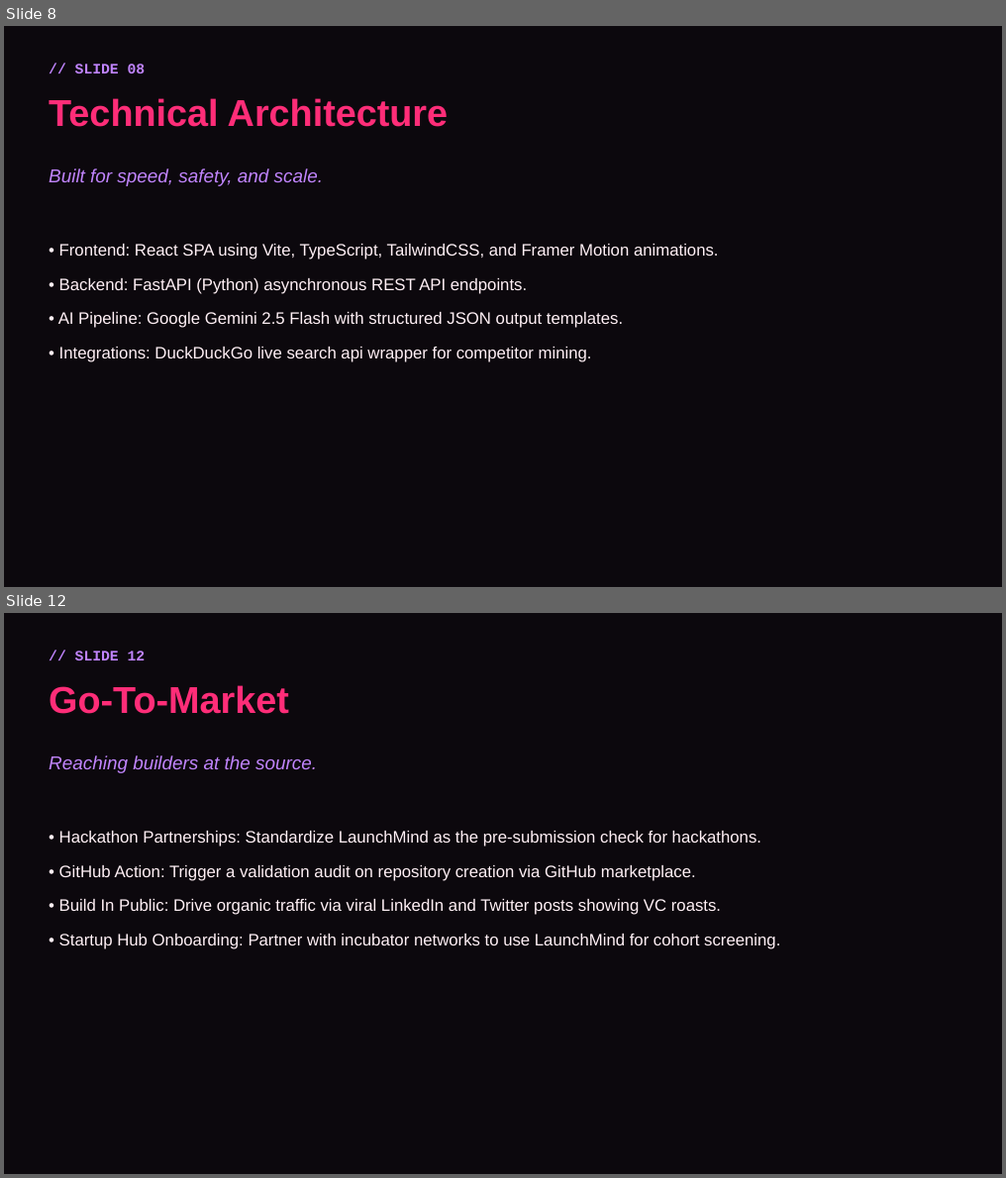
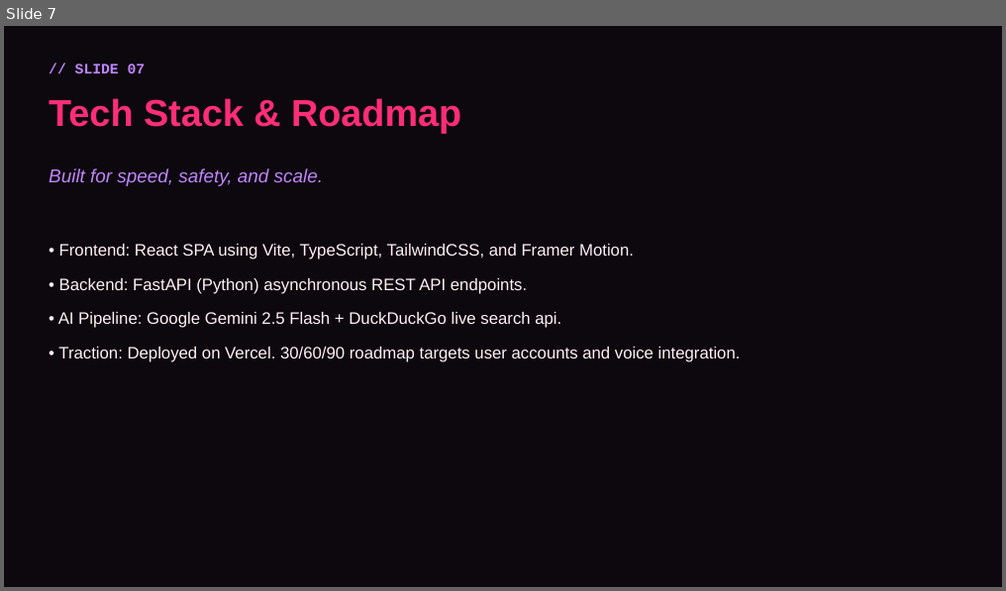
Before and after one commit to swaraj3092/LaunchMind, a slide deck: LaunchMind_PitchDeck.pptx. Shown one above the other, each under a label of ours: slides 8 and 12 before the commit, slide 7 after it; the slides between them are not shown. The pictures are 1006x1178 and 1006x591 pixels, drawn with LibreOffice and Linux fonts; fonts in the diff are those of the drawing. Boxes give left, top, right and bottom in pixels: in the first picture for what was removed or moved away, otherwise in the second. Text is boxed around its words. In the diff, an @@ line names an element or a change of style, - is before the commit and + after.

Commit message:
Doc: condense pitch deck to strictly 8 slides on app, pptx presentation, and docs to comply with hackathon rules

```diff
--- a/LaunchMind_PitchDeck.pptx
+++ b/LaunchMind_PitchDeck.pptx
@@ slide 12 removed at (x1=4, y1=613, x2=1002, y2=1174), background #0C080D @@
@@ text removed at (x1=75, y1=651, x2=146, y2=661) @@
-// SLIDE 12
@@ text removed at (x1=49, y1=685, x2=289, y2=714) @@
-Go-To-Market
@@ text removed at (x1=49, y1=756, x2=317, y2=773) @@
-Reaching builders at the source.
@@ text removed at (x1=59, y1=831, x2=780, y2=950) @@
-• Hackathon Partnerships: Standardize LaunchMind as the pre-submission check for hackathons.
-• GitHub Action: Trigger a validation audit on repository creation via GitHub marketplace.
-• Build In Public: Drive organic traffic via viral LinkedIn and Twitter posts showing VC roasts.
-• Startup Hub Onboarding: Partner with incubator networks to use LaunchMind for cohort screening.
@@ what was slide 8 is now slide 7 @@
@@ slide 7 changed as well @@
@@ text at (x1=75, y1=64, x2=146, y2=74): text changed @@
-// SLIDE 08
+// SLIDE 07
@@ text at (x1=49, y1=98, x2=461, y2=134): text changed @@
-Technical Architecture
+Tech Stack & Roadmap
@@ text at (x1=59, y1=244, x2=634, y2=260): text changed @@
-• Frontend: React SPA using Vite, TypeScript, TailwindCSS, and Framer Motion animations.
+• Frontend: React SPA using Vite, TypeScript, TailwindCSS, and Framer Motion.
@@ text at (x1=58, y1=312, x2=741, y2=363): text changed @@
-• AI Pipeline: Google Gemini 2.5 Flash with structured JSON output templates.
-• Integrations: DuckDuckGo live search api wrapper for competitor mining.
+• AI Pipeline: Google Gemini 2.5 Flash + DuckDuckGo live search api.
+• Traction: Deployed on Vercel. 30/60/90 roadmap targets user accounts and voice integration.
```
Also in this commit, not shown: 6 other slides changed, 1 slide added, 5 other slides removed, 3 other files.
